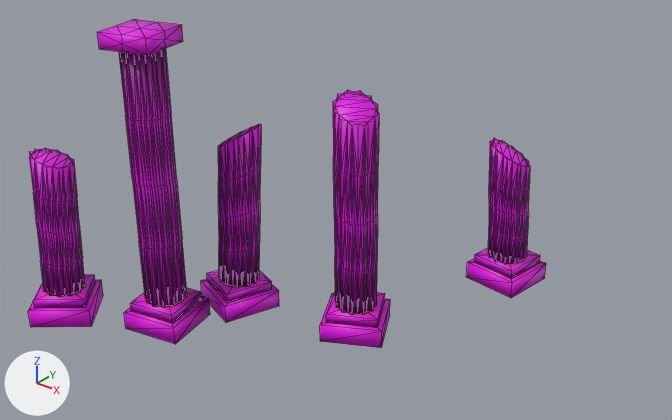
An edit to the glTF model eidolon-demo/goguard/far_cols.glb, drawn before and after from the same camera.
The view is the same before and after, from a 50 mm lens placed at (1.16, 2.34, 4.51), pointed at (-4.07, 8.88, 0.46). The lights are fixed; the arrows at lower left show +X, +Y and +Z. The first picture is the older version. Mesh edges are drawn as thin lines. Vertices at exactly the same position are counted once.

Objects in the first picture: 'marble'.
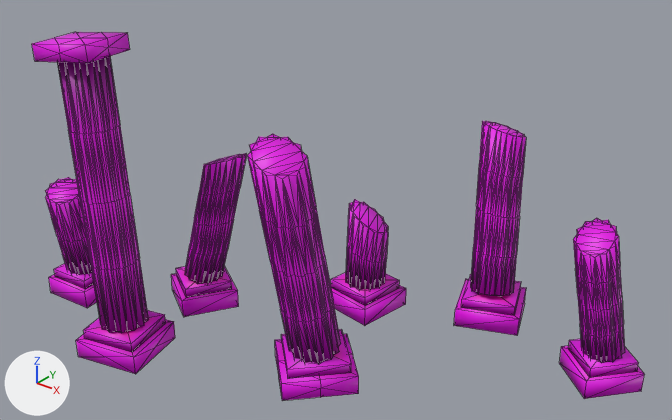
Location of each change, (x1, y1, x2, y2) in pixels of the pictures (672 x 420 px; the box of a moved part takes in the faces that stretch with it):
'marble', reshaped (18% wider, 12% taller)
    before: (28, 19, 546, 348)
    after: (32, 32, 644, 401)
part 1 of me_marble, moved or reshaped
    before: (119, 49, 187, 308)
    after: (57, 56, 149, 333)
part 2 of me_marble, moved or reshaped
    before: (97, 19, 183, 56)
    after: (32, 32, 130, 63)
part 3 of me_marble, moved or reshaped
    before: (28, 275, 103, 327)
    after: (171, 266, 239, 317)
part 4 of me_marble, moved or reshaped
    before: (201, 270, 279, 323)
    after: (330, 273, 406, 326)
part 5 of me_marble, moved or reshaped
    before: (466, 258, 546, 298)
    after: (454, 279, 526, 335)
part 6 of me_marble, moved or reshaped
    before: (474, 248, 540, 279)
    after: (461, 274, 521, 315)
part 7 of me_marble, moved or reshaped
    before: (29, 148, 85, 297)
    after: (471, 121, 526, 297)
part 8 of me_marble, moved or reshaped
    before: (320, 293, 390, 348)
    after: (559, 346, 644, 399)
part 9 of me_marble, moved or reshaped
    before: (124, 297, 210, 344)
    after: (49, 274, 97, 308)
part 10 of me_marble, deleted (purple)
    before: (488, 138, 530, 264)
part 11 of me_marble, deleted (purple)
    before: (333, 90, 379, 315)
part 12 of me_marble, deleted (pink)
    before: (130, 287, 202, 324)
part 13 of me_marble, built on
    before: (218, 124, 385, 328)
    after: (45, 134, 388, 401)
part 14 of me_marble, added (pink)
    after: (568, 218, 638, 377)

Edits to the bpy script that builds the scene:
```text
Change me_marble:
    used by ob_marble; location = (0.0, 0.0, 0.0)
    remove me_marble.from_pydata(...)  # 1328 vertices, 2596 faces; spans x -6.98..-2.81, y 6.83..11.25, z -0.9..2.27
    add me_marble.from_pydata(...)  # 1683 vertices, 3286 faces; spans x -7.04..-1.09, y 6.81..10.67, z -0.9..2.29
    me_marble part 1: the loose piece of 240 vertices spanning x -5.8..-5.3, y 7.6..8.07, z -0.61..2.1 is multiplied about its middle by the matrix ((1.085, -0.037, -0.089), (0.04, 1.09, 0.028), (0.101, -0.037, 0.996)), then moved by (-0.08, -0.55, -0.01)
    me_marble part 2: the loose piece of 22 vertices spanning x -5.91..-5.26, y 7.53..8.18, z 2.09..2.27 is multiplied about its middle by the matrix ((1.085, -0.037, -0.1), (0.04, 1.089, 0.032), (0.099, -0.036, 1.085)), then moved by (-0.22, -0.51, -0.02)
    me_marble part 3: the loose piece of 19 vertices spanning x -6.98..-6.08, y 6.83..7.73, z -0.9..-0.6 is turned -71 degrees about the z axis through its middle and scaled by 0.958, then moved by (0.97, 1.12, 0.0)
    me_marble part 4: the loose piece of 19 vertices spanning x -5.62..-4.8, y 8.19..9.01, z -0.9..-0.6 is turned 12 degrees about the z axis through its middle, then moved by (1.11, 0.82, 0.0)
    me_marble part 5: the loose piece of 10 vertices spanning x -3.53..-2.81, y 10.53..11.25, z -0.9..-0.7 is turned 30 degrees about the z axis through its middle and scaled by 1.04, then moved by (0.26, -0.8, 0.0)
    me_marble part 6: the loose piece of 10 vertices spanning x -3.47..-2.87, y 10.59..11.19, z -0.7..-0.6 is turned 30 degrees about the z axis through its middle and scaled by 1.04, then moved by (0.26, -0.8, 0.0)
    me_marble part 7: the loose piece of 240 vertices spanning x -6.75..-6.3, y 7.06..7.56, z -0.61..0.95 is multiplied about its middle by the matrix ((0.98, 0.326, -0.163), (-0.298, 0.988, 0.205), (0.211, -0.111, 1.138)), then moved by (3.5, 2.97, 0.1)
    me_marble part 8: the loose piece of 10 vertices spanning x -4.31..-3.45, y 8.54..9.4, z -0.9..-0.7 is turned -68 degrees about the z axis through its middle and scaled by 0.914, then moved by (2.38, 0.79, 0.0)
    me_marble part 9: the loose piece of 10 vertices spanning x -5.9..-5.14, y 7.44..8.2, z -0.9..-0.7 is turned -7 degrees about the z axis through its middle and scaled by 0.914, then moved by (-1.21, -0.11, 0.0)
    me_marble part 10: the loose piece of 246 vertices spanning x -3.44..-2.95, y 10.59..11.11, z -0.62..0.79 is deleted
    me_marble part 11: the loose piece of 240 vertices spanning x -4.1..-3.64, y 8.68..9.19, z -0.61..1.69 is deleted
    me_marble part 12: the loose piece of 10 vertices spanning x -5.83..-5.21, y 7.51..8.13, z -0.7..-0.6 is deleted
    me_marble part 13: 252 vertices removed from x -5.43..-3.52, y 8.38..9.33, z -0.7..1.19; 855 vertices added at x -6.99..-3.17, y 6.81..9.64, z -0.9..1.56
    me_marble part 14: 248 vertices added at x -1.89..-1.16, y 9.42..10.1, z -0.7..0.72
```
